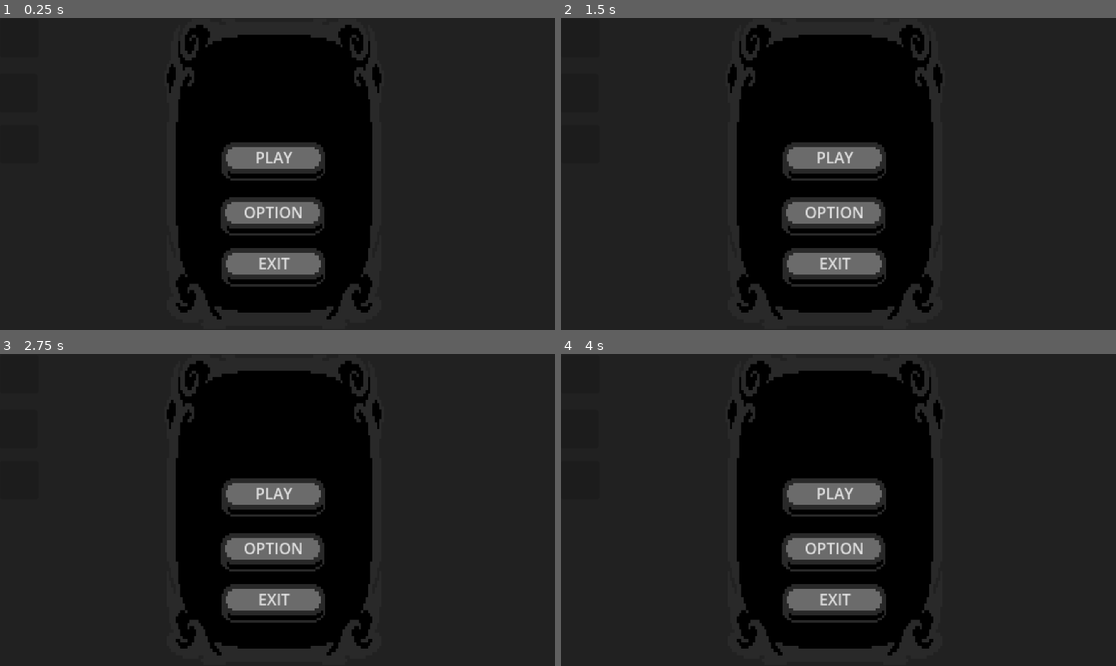
Above: before the commit, frames 1-4 (two rows, left to right).
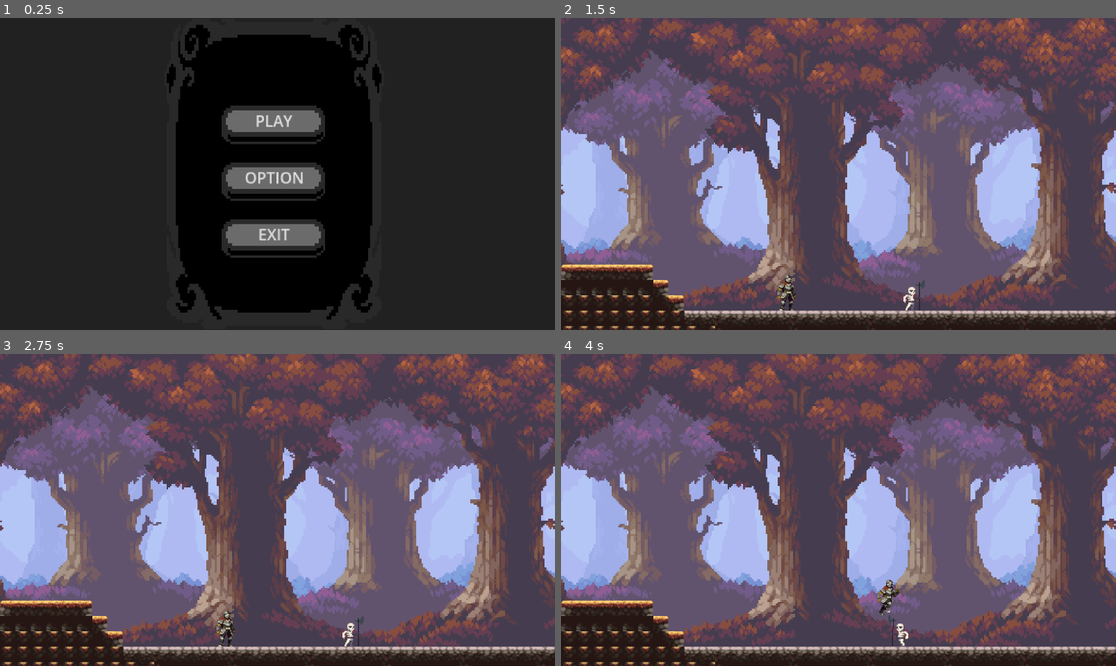
Above: after the commit, the same moments.

Repository: thanhan27116-maker/Dark_Knight
Game: Godot game, scene res://Scene/menu.tscn
The game is run twice, just before and just after one commit, with the same random seed, the same clock (stepped at 60 frames per second) and the same inputs.
Inputs (mouse positions are in pixels of both pictures, inside the frame that each line leads up to):
- Up to frame 1 (0.25 s): no input
- Up to frame 2 (1.5 s): click "OPTION" at 0.5 s; click "PLAY" at 1.25 s
- Up to frame 3 (2.75 s): click (271, 491) at 2 s, where only the run before the commit has a clickable "PLAY"
- Up to frame 4 (4 s): tap Enter (ui_accept) at 2.75, 3.02, 3.77 s; hold Right (ui_right) from 2.78 s (still down); tap Q (player_attack, bound only after the commit) at 2.85, 3.6 s

The runs differ from the first frame. In frame 1, 9.3% of the frame differs, in the area x 39-59%, y 28-87%; in frame 2, 94%; in frame 3, 94%; in frame 4, 94%, in the area x 0-100%, y 0-100%.

Commit message:
menu & enemy die & player_attack(bug)

Diff:
--- /dev/null
+++ b/Scene/game_manager.gd
@@ -0,0 +1,26 @@
+extends Node
+
+@onready var panel: Panel = $"../UI/Panel"
+
+# Called when the node enters the scene tree for the first time.
+func _ready() -> void:
+	panel.visible = false
+
+
+# Called every frame. 'delta' is the elapsed time since the previous frame.
+func _process(delta: float) -> void:
+	if Input.is_action_just_pressed('back_to_menu'):
+		panel.visible = true
+		get_tree().paused = true
+
+
+
+func _on_back_to_menu_pressed() -> void:
+	get_tree().paused = false
+	get_tree().change_scene_to_file("res://Scene/menu.tscn")
+
+
+
+func _on_resume_pressed() -> void:
+	get_tree().paused = false
+	panel.visible = false
--- a/Scene/menu.gd
+++ b/Scene/menu.gd
@@ -1,9 +1,8 @@
 extends Control
 
+func _on_exit_button_pressed() -> void:
+	get_tree().quit()
 
-func _ready() -> void:
-	$menu_btn/exit_btn/Button.pressed.connect(_on_button_pressed)
 
-func _on_button_pressed() -> void:
-	print("thoat")
-	get_tree().quit()
+func _on_play_button_pressed() -> void:
+	get_tree().change_scene_to_file("res://Scene/world.tscn")
--- a/Scene/menu.tscn
+++ b/Scene/menu.tscn
@@ -1,10 +1,17 @@
-[gd_scene load_steps=5 format=3 uid="uid://g1cp7me723hy"]
+[gd_scene load_steps=7 format=3 uid="uid://g1cp7me723hy"]
 
 [ext_resource type="Texture2D" uid="uid://dyqs3atr3qwk5" path="res://Assets/UI/BlackGreyUISheet-0.png" id="1_eas8t"]
 [ext_resource type="Script" uid="uid://b2vj3kcwtdrfi" path="res://Scene/menu.gd" id="1_u2k45"]
 [ext_resource type="Texture2D" uid="uid://cs50ducg8hxr1" path="res://Assets/UI/BlackGreyUISheet-22.png" id="2_u2k45"]
 
-[sub_resource type="Theme" id="Theme_u2k45"]
+[sub_resource type="StyleBoxFlat" id="StyleBoxFlat_u2k45"]
+bg_color = Color(0.6, 0.6, 0.6, 0)
+
+[sub_resource type="StyleBoxFlat" id="StyleBoxFlat_alu6o"]
+bg_color = Color(0.6, 0.6, 0.6, 0)
+
+[sub_resource type="StyleBoxFlat" id="StyleBoxFlat_ffxp3"]
+bg_color = Color(0.6, 0.6, 0.6, 0)
 
 [node name="menu" type="Control"]
 layout_mode = 3
@@ -31,9 +38,10 @@
 
 [node name="play_btn" type="Panel" parent="menu_btn"]
 offset_left = -0.5
-offset_top = 0.5
+offset_top = -37.0
 offset_right = 39.5
-offset_bottom = 40.5
+offset_bottom = 3.0
+theme_override_styles/panel = SubResource("StyleBoxFlat_u2k45")
 
 [node name="Button" type="Button" parent="menu_btn/play_btn"]
 z_index = 10
@@ -53,14 +61,14 @@
 offset_top = 127.5
 offset_right = 337.16666
 offset_bottom = 167.5
+mouse_filter = 2
 texture = ExtResource("2_u2k45")
 
 [node name="option_btn" type="Panel" parent="menu_btn"]
-offset_left = -1.5
-offset_top = 57.5
-offset_right = 38.5
-offset_bottom = 97.5
-theme = SubResource("Theme_u2k45")
+offset_top = 21.5
+offset_right = 40.0
+offset_bottom = 61.5
+theme_override_styles/panel = SubResource("StyleBoxFlat_alu6o")
 
 [node name="Button" type="Button" parent="menu_btn/option_btn"]
 z_index = 10
@@ -81,13 +89,15 @@
 offset_top = 127.5
 offset_right = 337.16666
 offset_bottom = 167.5
+mouse_filter = 2
 texture = ExtResource("2_u2k45")
 
 [node name="exit_btn" type="Panel" parent="menu_btn"]
-offset_top = 110.5
+offset_top = 80.5
 offset_right = 40.0
-offset_bottom = 150.5
+offset_bottom = 120.5
 mouse_filter = 1
+theme_override_styles/panel = SubResource("StyleBoxFlat_ffxp3")
 
 [node name="Button" type="Button" parent="menu_btn/exit_btn"]
 z_index = 10
@@ -110,3 +120,6 @@
 offset_bottom = 167.5
 mouse_filter = 2
 texture = ExtResource("2_u2k45")
+
+[connection signal="pressed" from="menu_btn/play_btn/Button" to="." method="_on_play_button_pressed"]
+[connection signal="pressed" from="menu_btn/exit_btn/Button" to="." method="_on_exit_button_pressed"]
--- a/Scene/player.tscn
+++ b/Scene/player.tscn
@@ -261,6 +261,9 @@
 "speed": 10.0
 }]
 
+[sub_resource type="RectangleShape2D" id="RectangleShape2D_p6qlh"]
+size = Vector2(37.75, 37.5)
+
 [node name="player" type="CharacterBody2D"]
 scale = Vector2(2, 2)
 script = ExtResource("1_sweqy")
@@ -276,4 +279,10 @@
 position = Vector2(5, -22)
 sprite_frames = SubResource("SpriteFrames_hl5qd")
 animation = &"atack"
-frame_progress = 0.1185929
+frame_progress = 0.0789292
+
+[node name="attack_area" type="Area2D" parent="."]
+
+[node name="CollisionShape2D" type="CollisionShape2D" parent="attack_area"]
+position = Vector2(42.5, -1)
+shape = SubResource("RectangleShape2D_p6qlh")
--- a/Scene/skeleton.gd
+++ b/Scene/skeleton.gd
@@ -2,22 +2,25 @@
 
 @onready var anim: AnimatedSprite2D = $container/AnimatedSprite2D
 @onready var container: Node2D = $container
+@onready var sight: Area2D = $Area2D
+@onready var collision: CollisionShape2D = $CollisionShape2D
 
-@onready var sight: Area2D = $Area2D
+@export
+var max_hp = 100
+var current_hp = max_hp
+var is_dead = false
 
 var SPEED = 100.0
 var is_player_detected = false
 var player = null
-# Called when the node enters the scene tree for the first time.
+
+
 func _ready() -> void:
 	sight.body_entered.connect(_on_area_2d_body_entered)
 	sight.body_exited.connect(_on_area_2d_body_exited)
+	current_hp = max_hp
 
-
-
-# Called every frame. 'delta' is the elapsed time since the previous frame.
-
-func _physics_process(delta: float) -> void: #Dùng cho vật lí, va chạm
+func _physics_process(delta: float) -> void:
 	if is_player_detected and player:
 		var  player_pos = player.position
 		var direction = (player_pos - self.position).normalized()
@@ -32,8 +35,6 @@
 		anim.play("idle")
 	move_and_slide()
 
-
-
 func _on_area_2d_body_entered(body: Node2D) -> void:
 	if body.name == "player":
 		player = body
@@ -43,3 +44,18 @@
 	if body == player:
 		is_player_detected = false
 		player = null
+
+func take_damge(amount: float):
+	current_hp -= amount
+	if current_hp <= 0:
+		die()
+
+func die():
+	if is_dead:
+		return
+	is_dead = true
+	anim.play("dead")
+	await anim.animation_finished
+	collision.disabled = true
+	$Area2D/CollisionShape2D.disabled = true
+	queue_free()
--- a/Scene/world.tscn
+++ b/Scene/world.tscn
@@ -1,9 +1,11 @@
-[gd_scene load_steps=7 format=3 uid="uid://cor85j0aonl1g"]
+[gd_scene load_steps=10 format=3 uid="uid://cor85j0aonl1g"]
 
 [ext_resource type="Texture2D" uid="uid://dcwc5ma7yfbnp" path="res://Assets/Background/oak_woods_tileset.png" id="1_0n7xr"]
 [ext_resource type="PackedScene" uid="uid://hogx4j0okird" path="res://Scene/background.tscn" id="2_sp6l4"]
 [ext_resource type="PackedScene" uid="uid://cfee7it8u1364" path="res://Scene/player.tscn" id="3_d26g8"]
 [ext_resource type="PackedScene" uid="uid://dkcf7sgb08rog" path="res://Scene/skeleton.tscn" id="4_scul4"]
+[ext_resource type="Texture2D" uid="uid://wuu2s1gbhyc5" path="res://Assets/UI/BlackGreyUISheet-2.png" id="5_pcvp0"]
+[ext_resource type="Script" uid="uid://bsqlu7cqdj41k" path="res://Scene/game_manager.gd" id="6_37axr"]
 
 [sub_resource type="TileSetAtlasSource" id="TileSetAtlasSource_tlwt5"]
 texture = ExtResource("1_0n7xr")
@@ -453,6 +455,9 @@
 physics_layer_0/collision_layer = 1
 sources/0 = SubResource("TileSetAtlasSource_tlwt5")
 
+[sub_resource type="StyleBoxFlat" id="StyleBoxFlat_ol2hl"]
+bg_color = Color(0.6, 0.6, 0.6, 0)
+
 [node name="world" type="Node2D"]
 metadata/_edit_vertical_guides_ = [-109.0]
 metadata/_edit_horizontal_guides_ = [-548.0]
@@ -470,3 +475,129 @@
 
 [node name="Skeleton" parent="." instance=ExtResource("4_scul4")]
 position = Vector2(735, 575)
+
+[node name="UI" type="CanvasLayer" parent="."]
+
+[node name="Panel" type="Panel" parent="UI"]
+visible = false
+offset_top = 2.0
+offset_right = 1153.0
+offset_bottom = 655.0
+
+[node name="resume" type="Button" parent="UI/Panel"]
+process_mode = 3
+z_index = 11
+layout_mode = 1
+anchors_preset = -1
+anchor_left = 0.5
+anchor_top = 0.5
+anchor_right = 0.5
+anchor_bottom = 0.5
+offset_left = -112.5
+offset_top = -56.5
+offset_right = 112.5
+offset_bottom = 56.5
+grow_horizontal = 2
+grow_vertical = 2
+theme_override_font_sizes/font_size = 30
+theme_override_styles/normal = SubResource("StyleBoxFlat_ol2hl")
+text = "RESUME"
+
+[node name="TextureRect" type="TextureRect" parent="UI/Panel"]
+z_index = 10
+texture_filter = 1
+layout_mode = 1
+anchors_preset = 8
+anchor_left = 0.5
+anchor_top = 0.5
+anchor_right = 0.5
+anchor_bottom = 0.5
+offset_left = -111.0
+offset_top = -56.5
+offset_right = 113.0
+offset_bottom = 54.5
+grow_horizontal = 2
+grow_vertical = 2
+mouse_filter = 2
+texture = ExtResource("5_pcvp0")
+
+[node name="back_to_menu" type="Button" parent="UI/Panel"]
+process_mode = 3
+z_index = 11
+layout_mode = 1
+anchors_preset = -1
+anchor_left = 0.5
+anchor_top = 0.5
+anchor_right = 0.5
+anchor_bottom = 0.5
+offset_left = -112.5
+offset_top = 69.5
+offset_right = 112.5
+offset_bottom = 182.5
+grow_horizontal = 2
+grow_vertical = 2
+theme_override_font_sizes/font_size = 30
+theme_override_styles/normal = SubResource("StyleBoxFlat_ol2hl")
+text = "MENU
+"
+
+[node name="TextureRect2" type="TextureRect" parent="UI/Panel"]
+z_index = 10
+texture_filter = 1
+layout_mode = 1
+anchors_preset = 8
+anchor_left = 0.5
+anchor_top = 0.5
+anchor_right = 0.5
+anchor_bottom = 0.5
+offset_left = -111.0
+offset_top = 69.5
+offset_right = 113.0
+offset_bottom = 180.5
+grow_horizontal = 2
+grow_vertical = 2
+mouse_filter = 2
+texture = ExtResource("5_pcvp0")
+
+[node name="option" type="Button" parent="UI/Panel"]
+process_mode = 3
+z_index = 11
+layout_mode = 1
+anchors_preset = -1
+anchor_left = 0.5
+anchor_top = 0.5
+anchor_right = 0.5
+anchor_bottom = 0.5
+offset_left = -112.5
+offset_top = 192.5
+offset_right = 112.5
+offset_bottom = 305.5
+grow_horizontal = 2
+grow_vertical = 2
+theme_override_font_sizes/font_size = 30
+theme_override_styles/normal = SubResource("StyleBoxFlat_ol2hl")
+text = "OPTION"
+
+[node name="TextureRect3" type="TextureRect" parent="UI/Panel"]
+z_index = 10
+texture_filter = 1
+layout_mode = 1
+anchors_preset = 8
+anchor_left = 0.5
+anchor_top = 0.5
+anchor_right = 0.5
+anchor_bottom = 0.5
+offset_left = -111.0
+offset_top = 192.5
+offset_right = 113.0
+offset_bottom = 303.5
+grow_horizontal = 2
+grow_vertical = 2
+mouse_filter = 2
+texture = ExtResource("5_pcvp0")
+
+[node name="game_manager" type="Node" parent="."]
+script = ExtResource("6_37axr")
+
+[connection signal="pressed" from="UI/Panel/resume" to="game_manager" method="_on_resume_pressed"]
+[connection signal="pressed" from="UI/Panel/back_to_menu" to="game_manager" method="_on_back_to_menu_pressed"]
--- a/Script/player.gd
+++ b/Script/player.gd
@@ -2,22 +2,30 @@
 
 @onready var anim: AnimatedSprite2D = $container/AnimatedSprite2D
 @onready var container: Node2D = $container
+@onready var attack_area: Area2D = $attack_area
+
+
 
 var state = "idle"
 const SPEED = 300.0
 const JUMP_VELOCITY = -400.0
 
+var attack_damge = 25
+var is_attacking = false
+var can_attack = true
 
 func _physics_process(delta: float) -> void:
-	# Add the gravity.
+	#if Input.is_action_just_pressed("player_attack") and can_attack:
+		#attack()
+
+	if is_attacking:
+		return
+
 	if not is_on_floor():
 		velocity += get_gravity() * delta
 
-	# Handle jump.
 	if Input.is_action_just_pressed("ui_accept") and is_on_floor():
 		velocity.y = JUMP_VELOCITY
-
-
 
 	var direction := Input.get_axis("ui_left", "ui_right")
 	if direction != 0:
@@ -25,6 +33,7 @@
 		velocity.x = direction * SPEED
 	else:
 		velocity.x = move_toward(velocity.x, 0, SPEED)
+
 
 	if direction != 0:
 		state = "run"
@@ -39,6 +48,20 @@
 	Do_Anim(state)
 	move_and_slide()
 
-func Do_Anim(state: String) -> void:
-	if anim.animation != state:
-		anim.play(state)
+func Do_Anim(ani: String) -> void:
+	if anim.animation != ani:
+		anim.play(ani)
+
+func attack():
+	is_attacking = true
+	can_attack = false
+
+	anim.play("atack")
+	attack_area.monitoring = true
+
+	await anim.animation_finished
+
+	attack_area.monitoring = false
+	is_attacking = false
+	await get_tree().create_timer(0.3).timeout
+	can_attack = true
--- a/project.godot
+++ b/project.godot
@@ -14,6 +14,18 @@
 run/main_scene="uid://g1cp7me723hy"
 config/features=PackedStringArray("4.5", "Mobile")
 
+[input]
+
+back_to_menu={
+"deadzone": 0.2,
+"events": []
+}
+player_attack={
+"deadzone": 0.2,
+"events": [Object(InputEventKey,"resource_local_to_scene":false,"resource_name":"","device":0,"window_id":0,"alt_pressed":false,"shift_pressed":false,"ctrl_pressed":false,"meta_pressed":false,"pressed":false,"keycode":0,"physical_keycode":81,"key_label":0,"unicode":0,"location":0,"echo":false,"script":null)
+]
+}
+
 [rendering]
 
 renderer/rendering_method="mobile"
Not shown, added: Scene/game_manager.gd.uid
Not shown: 1 places in Scene/player.tscn that only renumber resources
